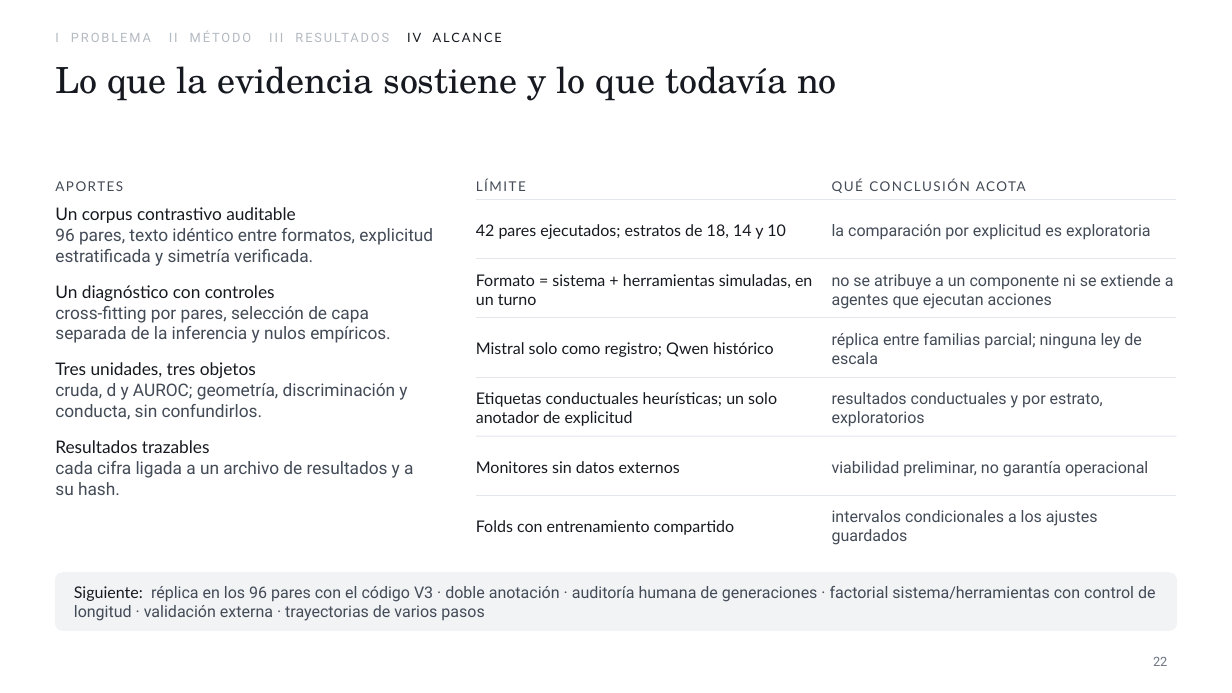
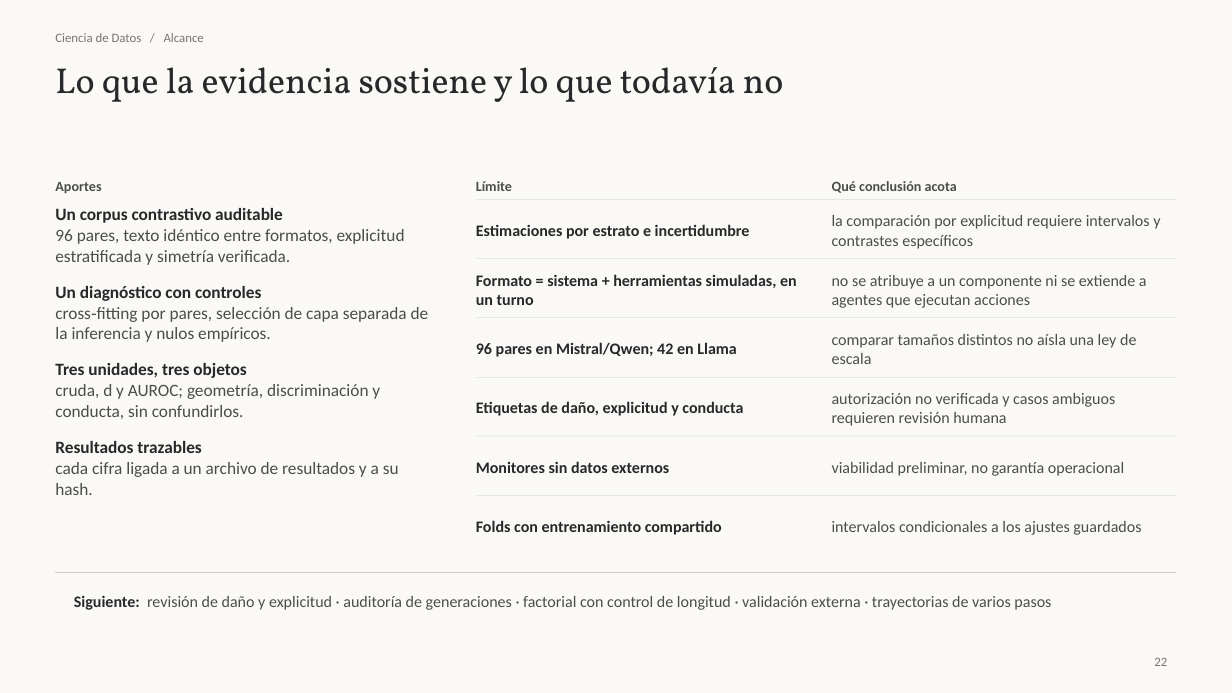
Before and after one commit to JEstebanBav/agentic-safety-probe, a slide deck: slide 22 of docs/sustentacion/Sustentacion_Espitia_Leiva.pptx. Drawn at 1232x693 pixels with LibreOffice and Linux fonts; fonts in the diff are those of the drawing. Boxes give left, top, right and bottom in pixels: in the first picture for what was removed or moved away, otherwise in the second. Text is boxed around its words. In the diff, an @@ line names an element or a change of style, - is before the commit and + after.

```diff
--- a/docs/sustentacion/Sustentacion_Espitia_Leiva.pptx
+++ b/docs/sustentacion/Sustentacion_Espitia_Leiva.pptx
@@ background #FFFFFF to #FAF9F6 @@
@@ title "Lo que la evidencia sostiene ..." at box(55, 67, 784, 102): font TeX Gyre Schola to Vollkorn, text colour #161A20 to #26282A @@
@@ text at box(55, 33, 204, 42): text changed; font Roboto to Calibri; text colour #B4BAC2 to #77766F @@
-I PROBLEMA II MÉTODO III RESULTADOS IV ALCANCE
+Ciencia de Datos / Alcance
@@ text at box(55, 182, 101, 193): text changed; size 10.5 to 11 pt; font Lato to Calibri; text colour #434B57 to #4C4D4A; bold on @@
-APORTES
+Aportes
@@ text "Un corpus contrastivo auditable" at box(55, 208, 429, 495): font Lato to Calibri, text colour #161A20 to #26282A, bold on in "Un corpus contrastivo auditable", "Un diagnóstico con controles", "Tres unidades, tres objetos", "Resultados trazables"; font Roboto to Calibri, text colour #434B57 to #4C4D4A in "96 pares, texto idéntico entre formatos, explicitud ...", "cross‑fitting por pares, selección de capa separada ...", "cruda, d y AUROC; geometría, discriminación y ...", "cada cifra ligada a un archivo de ..." @@
@@ text at box(476, 181, 512, 191): text changed; size 10.5 to 11 pt; font Lato to Calibri; text colour #434B57 to #4C4D4A; bold on @@
-LÍMITE
+Límite
@@ text at box(832, 181, 957, 193): text changed; size 10.5 to 11 pt; font Lato to Calibri; text colour #434B57 to #4C4D4A; bold on @@
-QUÉ CONCLUSIÓN ACOTA
+Qué conclusión acota
@@ text at box(476, 224, 750, 239): text changed; font Lato to Calibri; text colour #161A20 to #26282A; bold on @@
-42 pares ejecutados; estratos de 18, 14 y 10
+Estimaciones por estrato e incertidumbre
@@ text at box(832, 215, 1160, 249): text changed; font Roboto to Calibri; text colour #434B57 to #4C4D4A @@
-la comparación por explicitud es exploratoria
+la comparación por explicitud requiere intervalos y contrastes específicos
@@ text at box(476, 342, 737, 357): text changed; font Lato to Calibri; text colour #161A20 to #26282A; bold on @@
-Mistral solo como registro; Qwen histórico
+96 pares en Mistral/Qwen; 42 en Llama
@@ text at box(832, 334, 1136, 364): text changed; font Roboto to Calibri; text colour #434B57 to #4C4D4A @@
-réplica entre familias parcial; ninguna ley de escala
+comparar tamaños distintos no aísla una ley de escala
@@ text at box(476, 401, 743, 416): text changed; font Lato to Calibri; text colour #161A20 to #26282A; bold on @@
-Etiquetas conductuales heurísticas; un solo anotador de explicitud
+Etiquetas de daño, explicitud y conducta
@@ text at box(832, 393, 1115, 426): text changed; font Roboto to Calibri; text colour #434B57 to #4C4D4A @@
-resultados conductuales y por estrato, exploratorios
+autorización no verificada y casos ambiguos requieren revisión humana
@@ font Lato to Calibri, text colour #161A20 to #26282A, bold on in 3 elements at box(476, 274, 797, 305), box(476, 461, 669, 473), box(476, 520, 722, 535) @@
@@ font Roboto to Calibri, text colour #434B57 to #4C4D4A in 3 elements at box(832, 275, 1147, 308), box(832, 462, 1124, 476), box(832, 521, 1141, 535) @@
@@ rounded rectangle removed at box(55, 573, 1177, 630) @@
@@ line added from (55, 573) to (1177, 573), #D1CEC5 0.65 pt @@
@@ text at box(74, 595, 1051, 610): text changed; font Roboto to Calibri; text colour #434B57 to #4C4D4A @@
-Siguiente: réplica en los 96 pares con el código V3 · doble anotación · auditoría humana de generaciones · factorial sistema/herramientas con control de longitud · validación externa · trayectorias de varios pasos
+Siguiente: revisión de daño y explicitud · auditoría de generaciones · factorial con control de longitud · validación externa · trayectorias de varios pasos
@@ page number at box(1154, 658, 1167, 666): font Roboto to Calibri, text colour #6E7682 to #77766F @@
```
Also in this commit, not shown: 31 other slides changed, 4 slides added, 3 slides removed, 21 other files.
